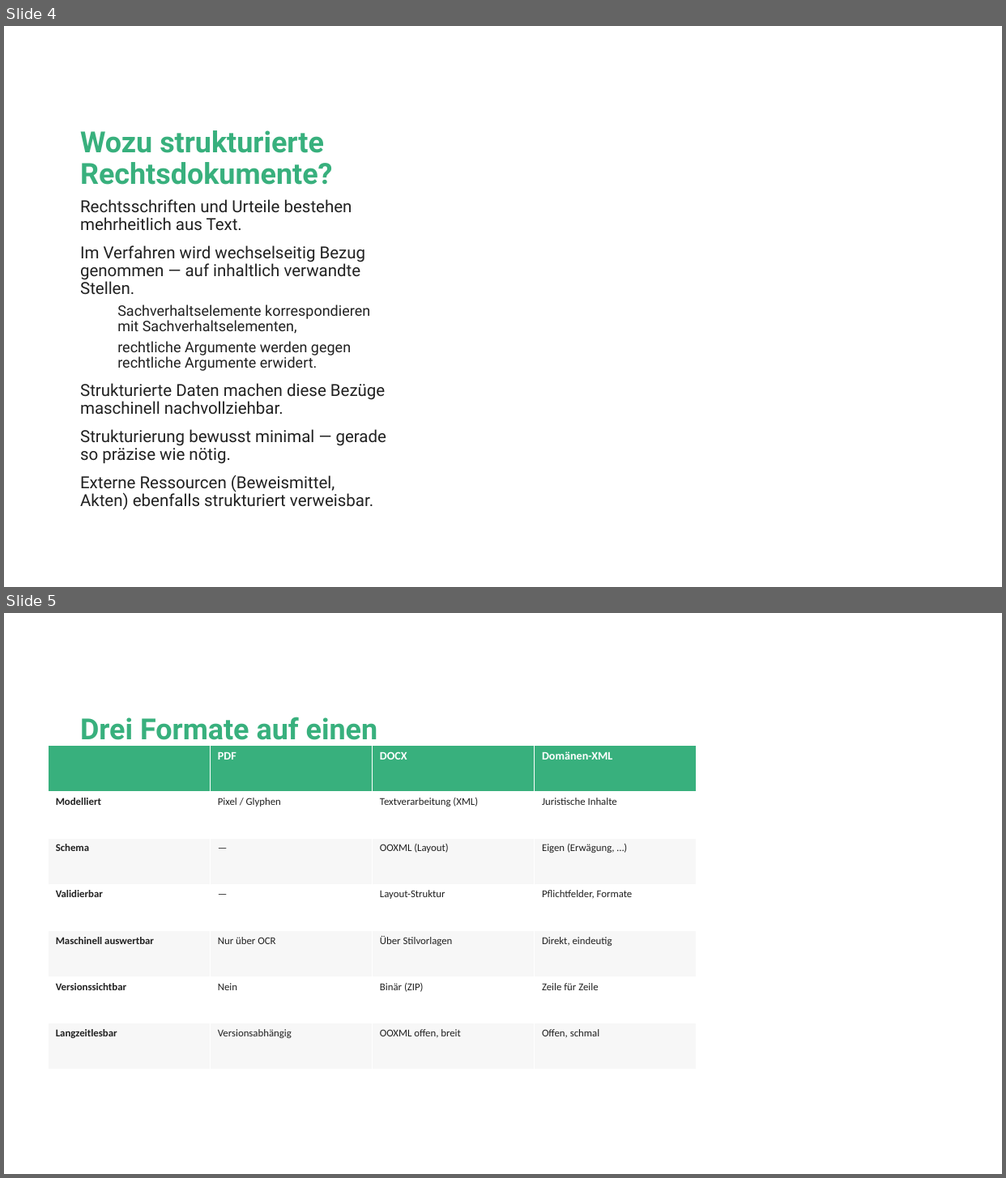
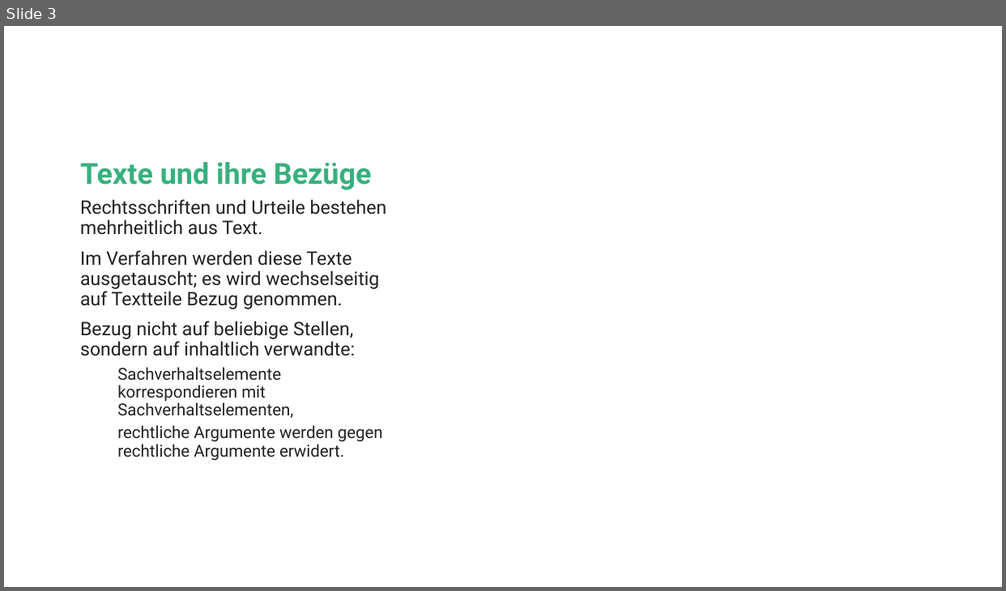
Before and after one commit to jan-nicklaus/LegalXML, a slide deck: Beispiele/sebastian/xml-vorteile.pptx. Shown one above the other, each under a label of ours: slides 4 and 5 before the commit, slide 3 after it. The pictures are 1006x1178 and 1006x591 pixels, drawn with LibreOffice and Linux fonts; fonts in the diff are those of the drawing; background and template pictures are left out. Boxes give left, top, right and bottom in pixels: in the first picture for what was removed or moved away, otherwise in the second. Text is boxed around its words. In the diff, an @@ line names an element or a change of style, - is before the commit and + after.

```diff
--- a/Beispiele/sebastian/xml-vorteile.pptx
+++ b/Beispiele/sebastian/xml-vorteile.pptx
@@ slide 5 removed at (x1=4, y1=613, x2=1002, y2=1174), background #FFFFFF @@
@@ title removed at (x1=80, y1=717, x2=378, y2=747) @@
-Drei Formate auf einen Blick
@@ table removed at (x1=49, y1=746, x2=698, y2=1070), 7 rows, 4 columns @@
- | PDF | DOCX | Domänen-XML
-Modelliert | Pixel / Glyphen | Textverarbeitung (XML) | Juristische Inhalte
-Schema | — | OOXML (Layout) | Eigen (Erwägung, …)
-Validierbar | — | Layout-Struktur | Pflichtfelder, Formate
-Maschinell auswertbar | Nur über OCR | Über Stilvorlagen | Direkt, eindeutig
-Versionssichtbar | Nein | Binär (ZIP) | Zeile für Zeile
-Langzeitlesbar | Versionsabhängig | OOXML offen, breit | Offen, schmal
@@ what was slide 4 is now slide 3 @@
@@ slide 3 changed as well @@
@@ title at (x1=80, y1=162, x2=372, y2=190): text changed @@
-Wozu strukturierte Rechtsdokumente?
+Texte und ihre Bezüge
@@ text at (x1=80, y1=199, x2=387, y2=461): size 16 to 18 pt in "Rechtsschriften und Urteile bestehen mehrheitlich aus Text."; size 14 to 16 pt in "Sachverhaltselemente korrespondieren mit Sachverhaltselement ...", "rechtliche Argumente werden gegen rechtliche Argumente erwid ..." @@
@@ text at (x1=80, y1=250, x2=379, y2=356): text changed; size 16 to 18 pt @@
-Im Verfahren wird wechselseitig Bezug genommen — auf inhaltlich verwandte Stellen.
+Im Verfahren werden diese Texte ausgetauscht; es wird wechselseitig auf Textteile Bezug genommen.
+Bezug nicht auf beliebige Stellen, sondern auf inhaltlich verwandte:
@@ text at (x1=80, y1=383, x2=386, y2=510): paragraphs removed @@
-Strukturierte Daten machen diese Bezüge maschinell nachvollziehbar.
-Strukturierung bewusst minimal — gerade so präzise wie nötig.
-Externe Ressourcen (Beweismittel, Akten) ebenfalls strukturiert verweisbar.
```
Also in this commit, not shown: 2 other slides changed, 2 slides added, 9 other slides removed, 7 other files.
